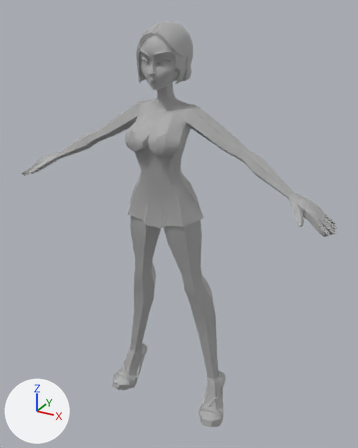
Before and after pictures for a commit that changed the FBX model Assets/Models/Charakter/Character1WithSkateAnim.fbx.
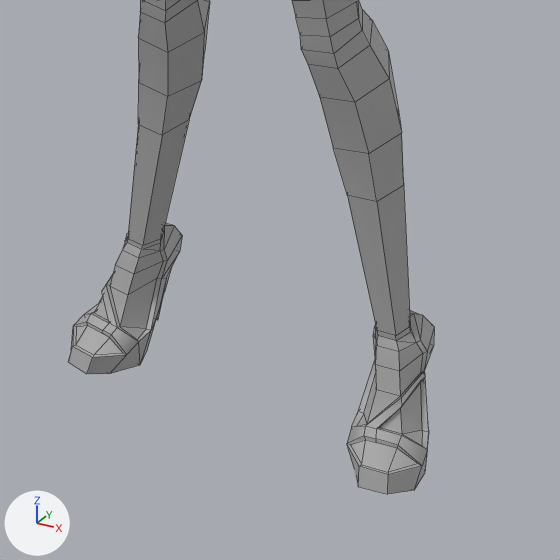
Old and new are each drawn whole from a 50 mm lens placed at (0.973, -1.662, 1.786), pointed at (0.038, 0.038, 0.937) and again close up on the part from 25% to 74% of the width and 61% to 100% of the height. The axes (+X, +Y, +Z) are drawn at lower left. The lights are the same throughout. The close-ups show mesh edges as thin lines. Where no turn or scale is listed for an object, it has been applied to the vertices.

Objects in the first close-up: 'Lu_Skirt_004'.
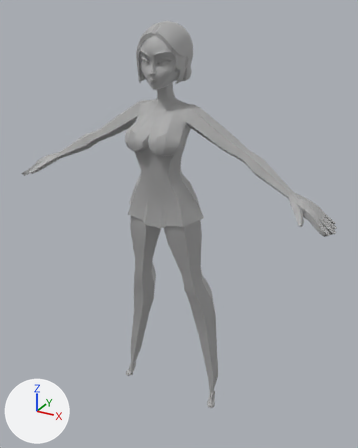
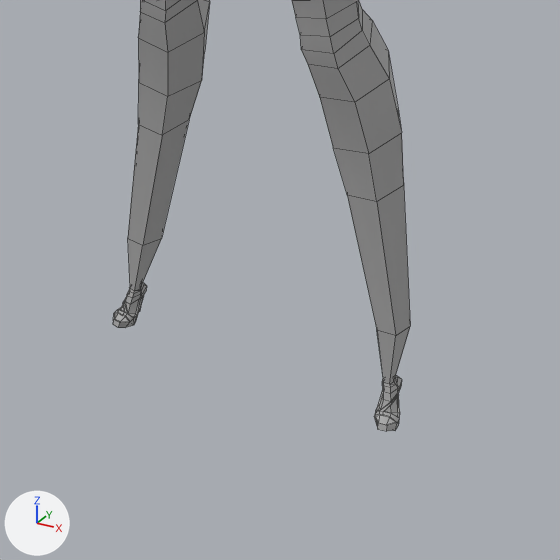
Pixel boxes (x1, y1, x2, y2) of what changed, in the close-ups (560 x 560 px; the box of a moved part takes in the faces that stretch with it):
'Lu_Skirt_004', reshaped: before (68, 0, 434, 494); after (113, 0, 410, 431)
part 1 of me_mesh, moved or reshaped: before (347, 310, 434, 494); after (374, 327, 410, 431)
part 2 of me_mesh, moved or reshaped: before (68, 223, 182, 374); after (113, 238, 162, 328)

Patch to the scene script:
```diff
--- a/Assets/Models/Charakter/Character1WithSkateAnim.fbx.py
+++ b/Assets/Models/Charakter/Character1WithSkateAnim.fbx.py
@@ me_mesh @@
 # used by ob_lu_skirt_004; location = (0.0, 0.0, 0.0)
-me_mesh.from_pydata(...)  # 1493 vertices, 1802 faces; spans x -0.7..0.7, y -0.15..0.12, z 0.0..1.74
+me_mesh.from_pydata(...)  # 1493 vertices, 1802 faces; spans x -0.7..0.7, y -0.15..0.12, z 0.05..1.74
+# me_mesh part 1: 83 of the vertices in x 0.18..0.31, y -0.1..0.12, z 0.0..0.2 are scaled about their middle by 0.313, then moved by (-0.01, 0.0, -0.02)
+# me_mesh part 2: 83 of the vertices in x -0.31..-0.18, y -0.1..0.12, z 0.0..0.2 are scaled about their middle by 0.301, then moved by (0.01, 0.0, -0.02)
 me_mesh.materials.append(mat_lowpoly_lu_001)
```
